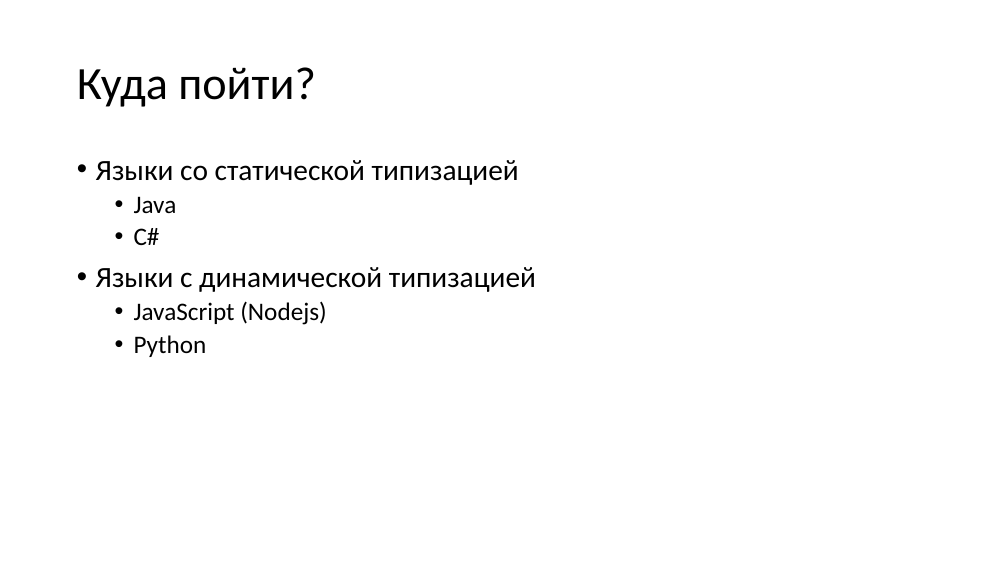
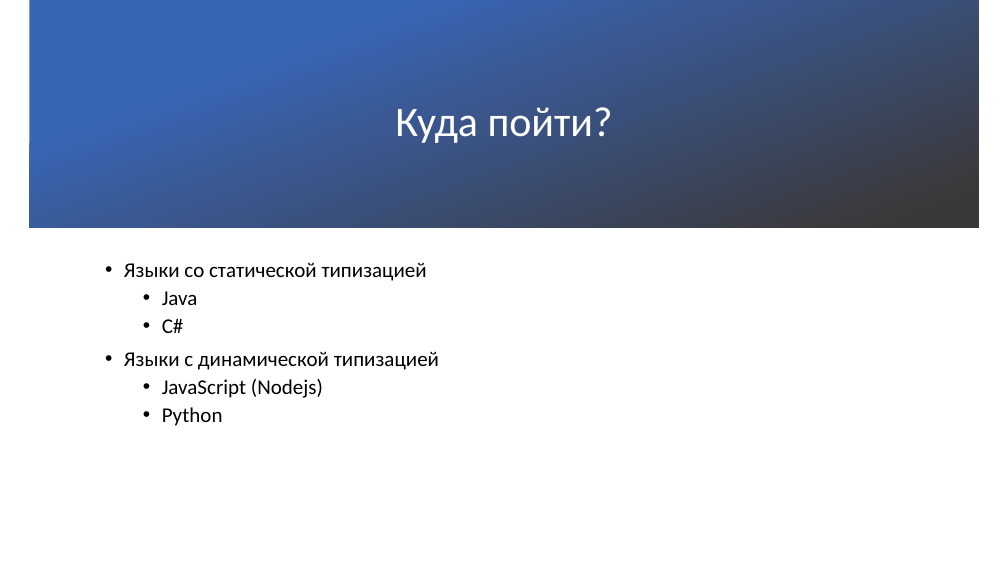
Before and after one commit to kugushev/presentations, a slide deck: slide 26 of Presentation.pptx (slide 25 before the commit). Drawn at 1008x567 pixels with LibreOffice and Linux fonts; fonts in the diff are those of the drawing; background and template pictures are left out. Boxes give left, top, right and bottom in pixels: in the first picture for what was removed or moved away, otherwise in the second. Text is boxed around its words. In the diff, an @@ line names an element or a change of style, - is before the commit and + after.

```diff
--- a/Presentation.pptx
+++ b/Presentation.pptx
@@ rectangle added at [29, 0, 979, 228], fill gradient #3965B5 to #3B3838 @@
@@ title "Куда пойти?": place and size @@
-title "Куда пойти?" at [77, 67, 316, 107]
+title "Куда пойти?" at [395, 107, 613, 143]
@@ title "Куда пойти?" at [395, 107, 613, 143]: size 44 to 40 pt, text colour #000000 to #FFFFFF; alignment left to centre @@
@@ text "Языки со статической типизацией": place and size @@
-text "Языки со статической типизацией" at [96, 160, 536, 357]
+text "Языки со статической типизацией" at [124, 263, 439, 426]
@@ text "Языки со статической типизацией" at [124, 263, 439, 426]: size 28 to 20 pt in "Языки со статической типизацией", "Языки с динамической типизацией"; size 24 to 20 pt in "Java", "C#", "JavaScript (Nodejs)", "Python" @@
```
Also in this commit, not shown: 9 other slides changed, 1 slide added.
